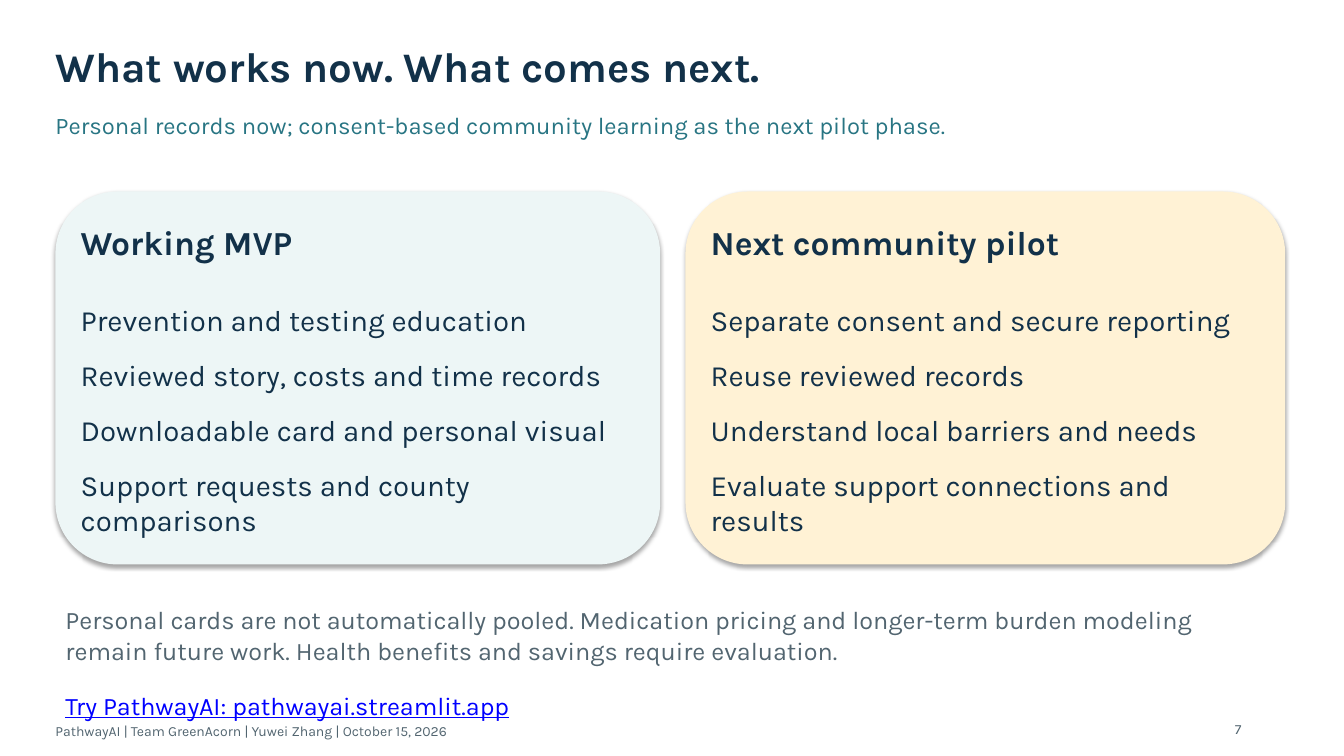
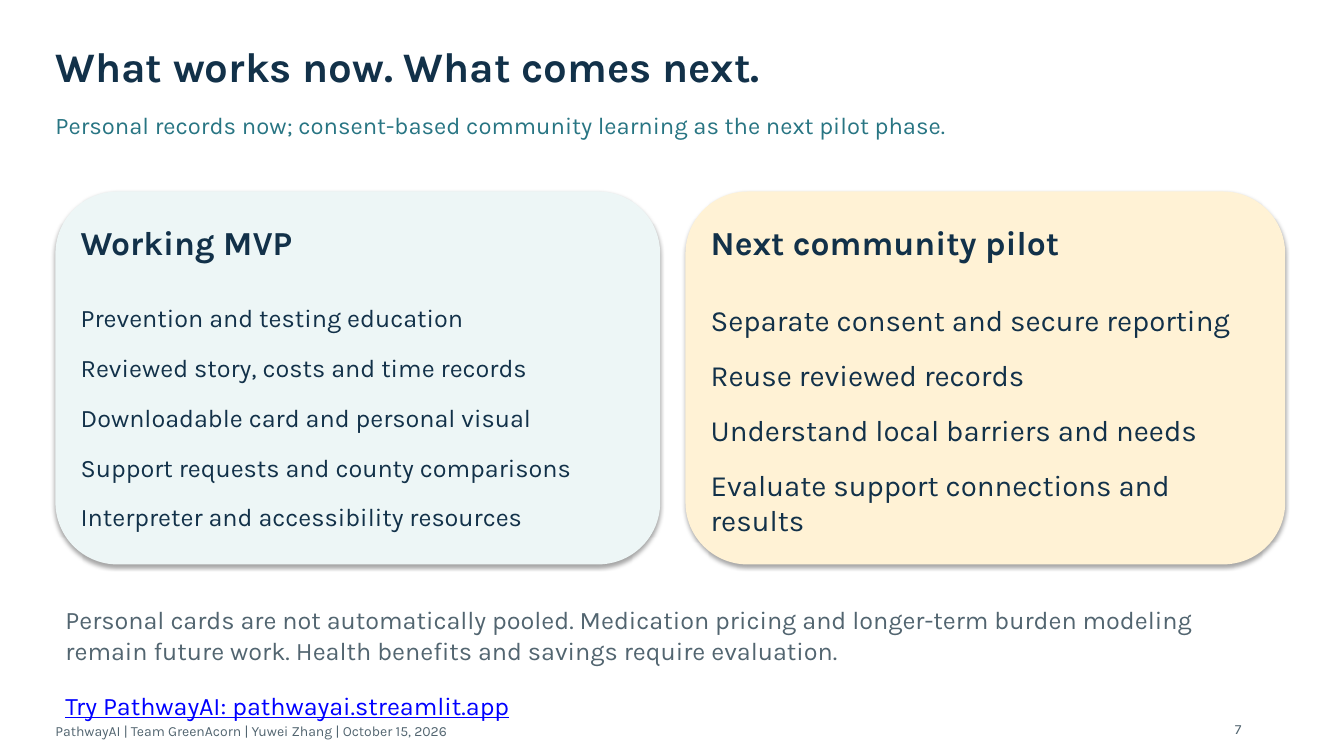
Before and after one commit to gaiju/pathwayAI, a slide deck: slide 7 of submission/PathwayAI_Submission.pptx. Drawn at 1344x756 pixels with LibreOffice and Linux fonts; fonts in the diff are those of the drawing. Boxes give left, top, right and bottom in pixels: in the first picture for what was removed or moved away, otherwise in the second. Text is boxed around its words. In the diff, an @@ line names an element or a change of style, - is before the commit and + after.

Commit message:
Clarify modeled work loss and accessibility resources in submission deck

```diff
--- a/submission/PathwayAI_Submission.pptx
+++ b/submission/PathwayAI_Submission.pptx
@@ text at <box>81,309,571,483</box>: size 21 to 18 pt in "Prevention and testing education", "Reviewed story, costs and time records", "Downloadable card and personal visual", "Support requests and county comparisons" @@
@@ text at <box>81,508,521,532</box>: paragraph added @@
+Interpreter and accessibility resources
```
Also in this commit, not shown: 1 other slide changed.
